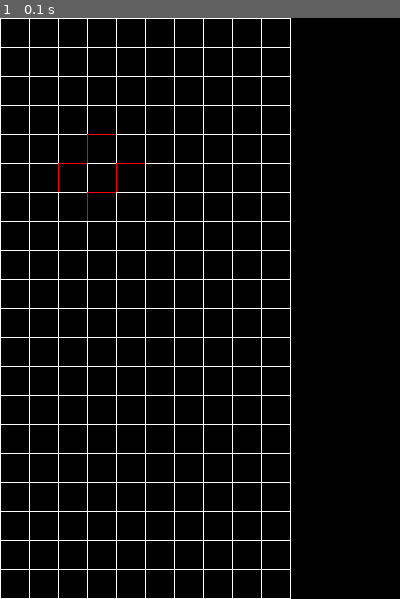
Above: before the commit, frame 1.
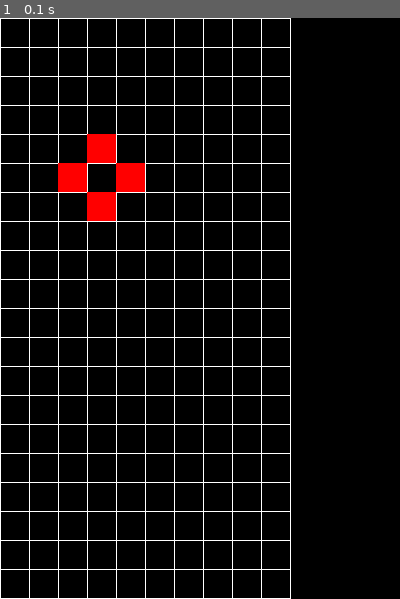
Above: after the commit, the same moment.

Repository: The-Bambi/Pygame_tetris
Game: pygame game, started from main.py
The game is run twice, just before and just after one commit, with the same random seed, the same clock (stepped at 60 frames per second) and the same inputs.
Inputs:
- Up to frame 1 (0.1 s): no input

The runs differ from the first frame. In frame 1, 1.3% of the frame differs, in the area x 14-37%, y 20-35%.

Commit message:
Added block object

Diff:
--- a/block.py
+++ b/block.py
@@ -14,3 +14,77 @@
 Z = [[0,1],[1,1],[1,0]]
 J = [[0,1],[0,1],[1,1]]
 L = [[1,0],[1,0],[1,1]]
+
+from copy import deepcopy
+
+class Block:
+    def __init__(self, type, anchor):
+        self.cells = []
+        self.next_update = []
+        self.color = None
+        self.active = True
+
+        if type == ".":
+            self.test = anchor
+            self.color = (255,255,255)
+            self.test.color = self.color
+        if type == "O":
+            self.color = (255,255,0)
+            self.cells.append(anchor)
+            self.cells.append(anchor.right)
+            self.cells.append(anchor.right.down)
+            self.cells.append(anchor.right.down.left)
+            for cell in self.cells:
+                cell.color = self.color
+        if type == "I":
+            self.cells.append(anchor)
+            self.cells.append(anchor.right)
+            self.cells.append(anchor.right.down)
+            self.cells.append(anchor.right.down.left)
+
+    def _fall(self):
+        print(self.test.rect)
+        self.test.color = self.test.base_color
+        self.test = self.test.down
+        self.test.color = (255,255,255)
+
+    def fall(self):
+        #print(self.cells[0].rect)
+        for cell in self.cells:
+            if cell.down is None or cell.down.piled:
+                self.active = False
+        for cell in self.cells:
+            cell.color = cell.base_color
+        for cell in self.cells:
+            next_cell = cell.down
+            next_cell.color = self.color
+            self.next_update.append(next_cell)
+        self.cells = self.next_update
+        self.next_update = []
+
+
+    def moveLeft(self):
+        for cell in self.cells:
+            if cell.left is None:
+                return
+        for cell in self.cells:
+            cell.color = cell.base_color
+        for cell in self.cells:
+            next_cell = cell.left
+            next_cell.color = self.color
+            self.next_update.append(next_cell)
+        self.cells = self.next_update
+        self.next_update = []
+
+    def moveRight(self):
+        for cell in self.cells:
+            if cell.right is None:
+                return
+        for cell in self.cells:
+            cell.color = cell.base_color
+        for cell in self.cells:
+            next_cell = cell.right
+            next_cell.color = self.color
+            self.next_update.append(next_cell)
+        self.cells = self.next_update
+        self.next_update = []
--- a/cell.py
+++ b/cell.py
@@ -9,8 +9,12 @@
         self.left = None
         self.right = None
         self.screen = screen
+        self.base_color = (255,255,255,90)
         self.color = (255,255,255,90)
-        self.width = 1
+        self.piled = False
 
     def show(self):
-        pygame.draw.rect(self.screen, self.color, self.rect, self.width)
+        if self.color != self.base_color:
+            width = 0
+        else: width = 1
+        pygame.draw.rect(self.screen, self.color, self.rect, width)
